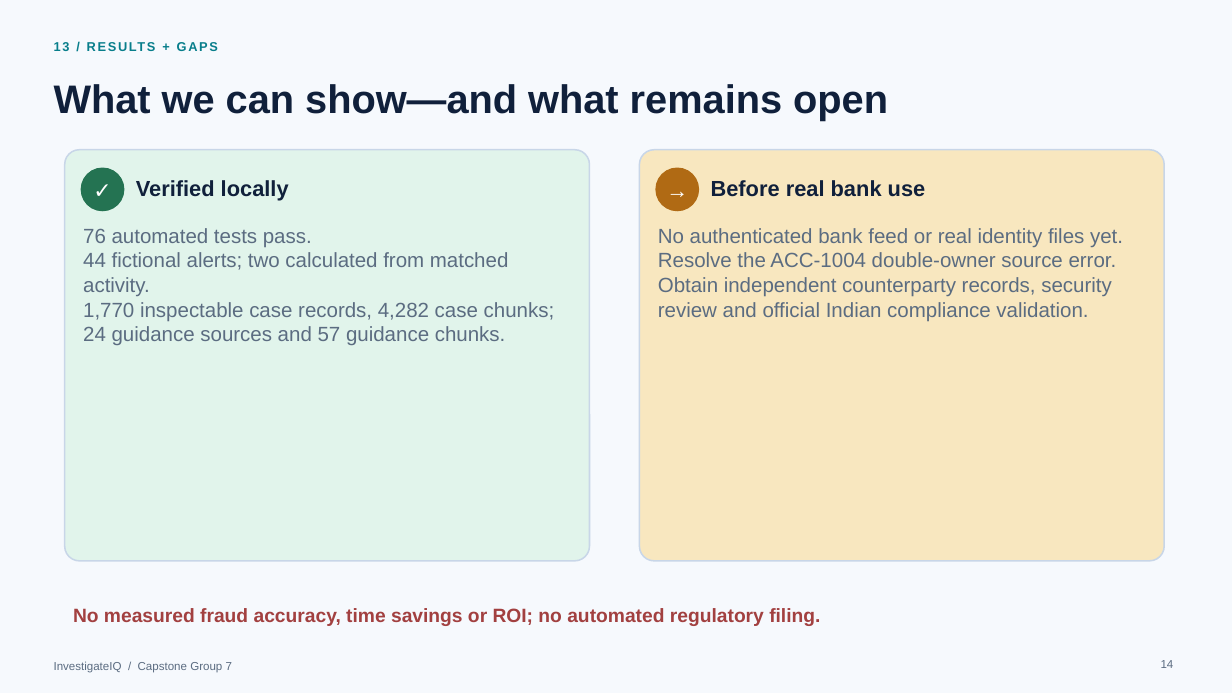
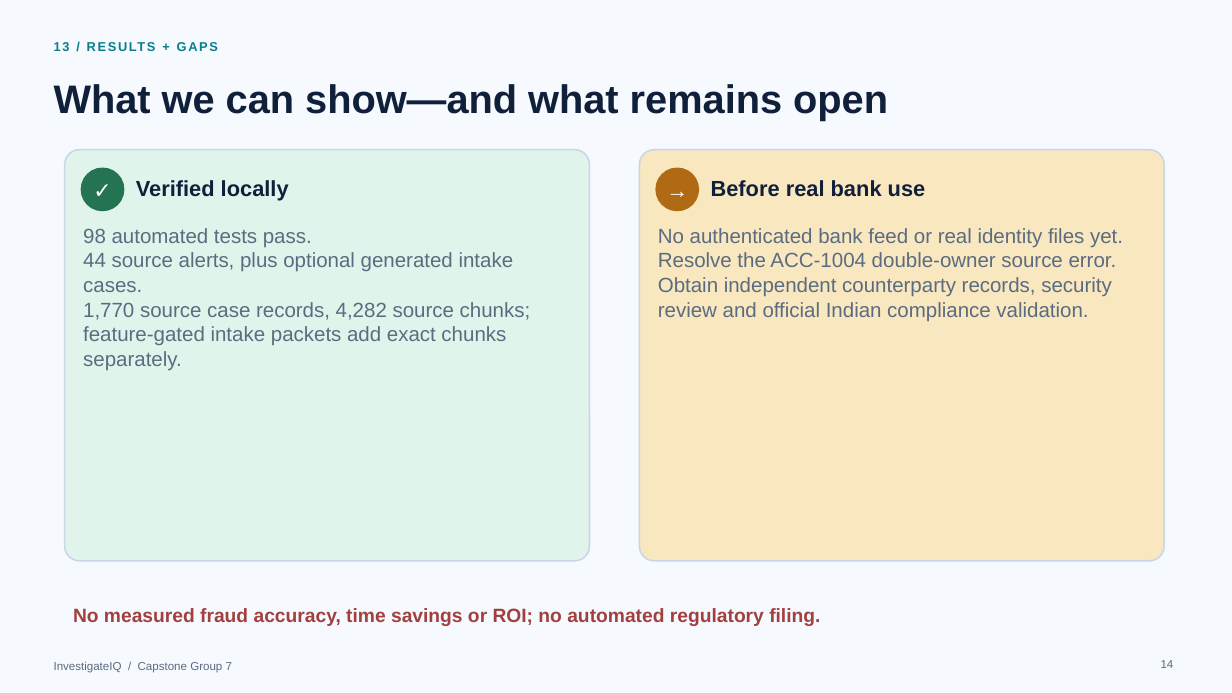
Before and after one commit to swetadminc/CapstoneProject, a slide deck: slide 14 of Product Docs/InvestigateIQ_Technical_Flow.pptx. Drawn at 1232x693 pixels with LibreOffice and Linux fonts; fonts in the diff are those of the drawing. Boxes give left, top, right and bottom in pixels: in the first picture for what was removed or moved away, otherwise in the second. Text is boxed around its words. In the diff, an @@ line names an element or a change of style, - is before the commit and + after.

Commit message:
Add fictional intake evidence and calculated investigation workflow

```diff
--- a/Product Docs/InvestigateIQ_Technical_Flow.pptx
+++ b/Product Docs/InvestigateIQ_Technical_Flow.pptx
@@ text at (x1=83, y1=228, x2=531, y2=370): text changed @@
-76 automated tests pass.
-44 fictional alerts; two calculated from matched activity.
-1,770 inspectable case records, 4,282 case chunks; 24 guidance sources and 57 guidance chunks.
+98 automated tests pass.
+44 source alerts, plus optional generated intake cases.
+1,770 source case records, 4,282 source chunks; feature-gated intake packets add exact chunks separately.
```
Also in this commit, not shown: 9 other slides changed, 23 other files.
